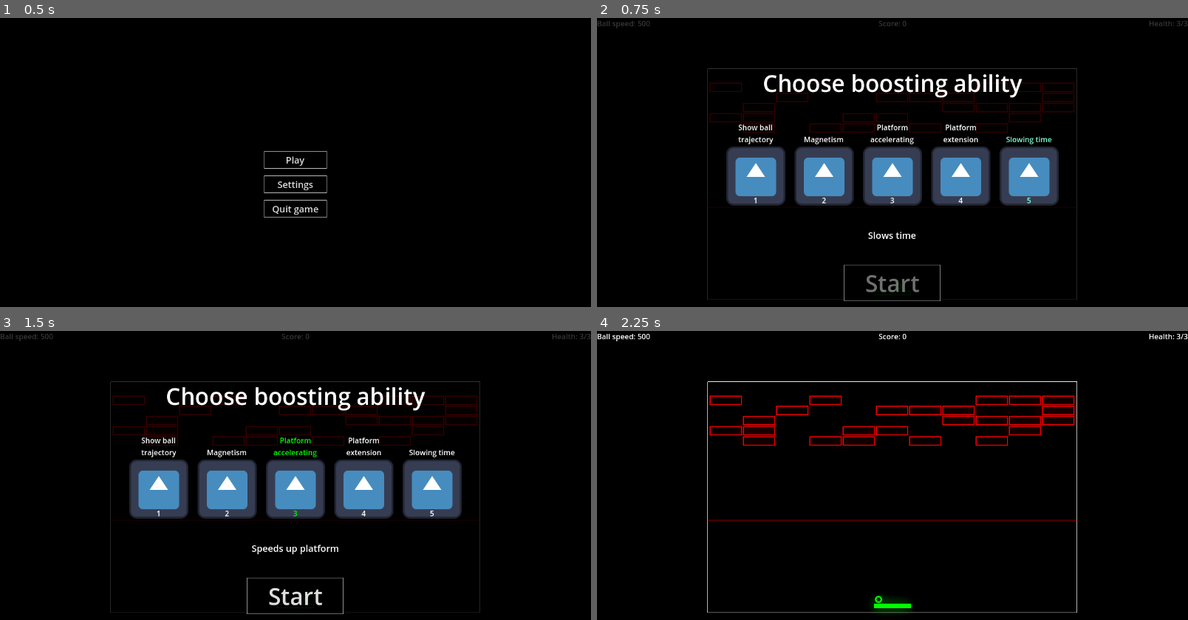
Above: before the commit, frames 1-4 (two rows, left to right).
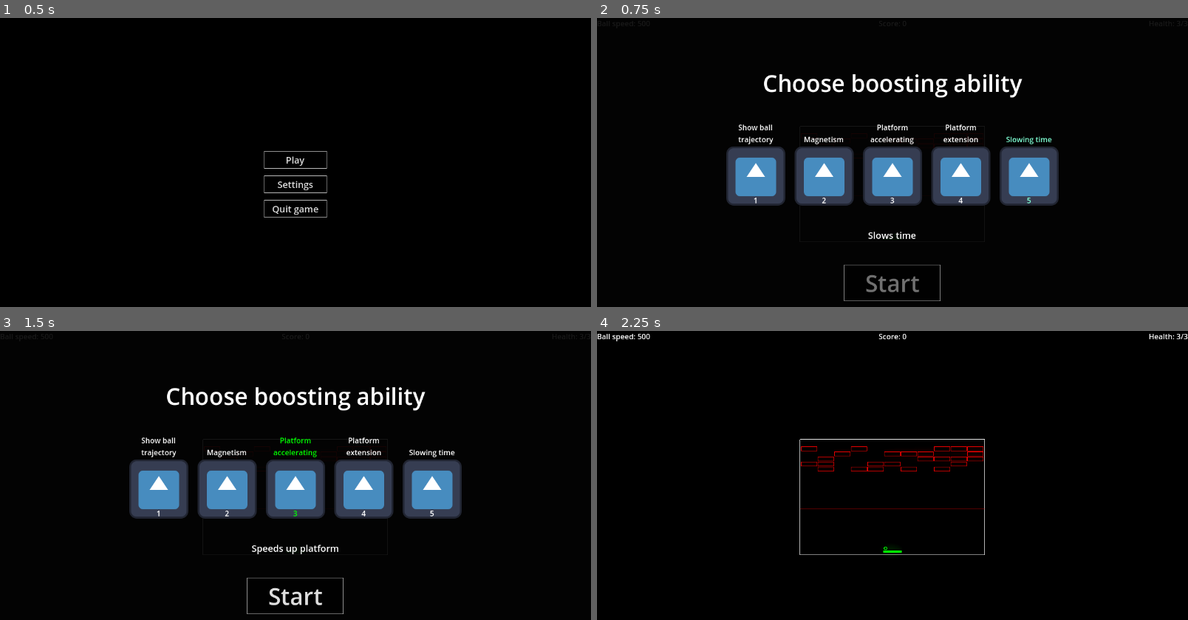
Above: after the commit, the same moments.

Repository: Germenzi/Infinitoid
Game: Godot game, scene res://main.tscn
Same seed, same stepped clock (60 frames per second), same inputs: the game is played once before the commit and once after it. The engine's default icon, where the game draws it, is replaced by a stand-in: a white triangle on a blue panel in a dark square.
Inputs (mouse positions are in pixels of both pictures, inside the frame that each line leads up to):
- Up to frame 1 (0.5 s): no input
- Up to frame 2 (0.75 s): click "Play" at 0.5 s
- Up to frame 3 (1.5 s): tap Enter at 1.25 s; drag from (295, 475) to (354, 423) at 1.27 s
- Up to frame 4 (2.25 s): click "Start" at 2 s

Frame 1 is identical in both runs. In frame 2, 1.6% of the frame differs, in the area x 0-100%, y 1-98%; in frame 3, 1.6%; in frame 4, 4.2%, in the area x 18-82%, y 17-98%.

Commit message:
Add playing area scaling and started to implement game over screen

Diff:
--- a/scenes/arcanoid_game.tscn
+++ b/scenes/arcanoid_game.tscn
@@ -1,8 +1,9 @@
-[gd_scene load_steps=15 format=3 uid="uid://bixm1xmwh4h83"]
+[gd_scene load_steps=17 format=3 uid="uid://bixm1xmwh4h83"]
 
 [ext_resource type="Theme" uid="uid://dmce53ilrrlem" path="res://main-theme.tres" id="2_665qb"]
 [ext_resource type="Script" path="res://scripts/GameState.gd" id="3_6rb05"]
 [ext_resource type="PackedScene" uid="uid://dj4cqaqhhkqus" path="res://scenes/game_starting_ui.tscn" id="3_ricfi"]
+[ext_resource type="PackedScene" uid="uid://6folc8h7iqa7" path="res://scenes/game_over_screen.tscn" id="4_47ygy"]
 
 [sub_resource type="GDScript" id="GDScript_vuba5"]
 resource_name = "drawer"
@@ -14,6 +15,7 @@
 func _ready() -> void:
 	get_tree().root.size_changed.connect(_on_viewport_size_changed)
 	_on_viewport_size_changed()
+	set_window_scale(0.5)
 
 
 func _process(delta: float) -> void:
@@ -40,13 +42,23 @@
 		_game_state.block_color, false, _game_state.block_draw_width, false
 		)
 
+func set_window_scale(scale_factor:float) -> void:
+	var diff : Vector2 = _game_state.playing_area_size - \\
+		_game_state.playing_area_size*scale_factor
+
+	position += diff/2
+	scale = Vector2(scale_factor, scale_factor)
+
 
 func _on_viewport_size_changed() -> void:
+	var old_scale_factor : float = scale.x
+	set_window_scale(1.0)
 	var viewport_center : Vector2 = get_tree().root.size / 2
 	var playing_area_center : Vector2 = position + _game_state.playing_area_size / 2.0
 
 	var diff : Vector2 = viewport_center - playing_area_center
 	position += diff
+	set_window_scale(old_scale_factor)
 "
 
 [sub_resource type="GDScript" id="GDScript_ypwq7"]
@@ -311,11 +323,13 @@
 
 
 func _on_health_expired() -> void:
-	get_tree().reload_current_scene()
+	(%Screens as TabContainer).current_tab = \\
+		(%Screens as TabContainer).get_tab_idx_from_control(%GameOverScreen)
+	(%Screens as Control).show()
 
 
 func _on_game_starging_ui_start_button_pressed(ability:GameAbilitiesNamespace.Types) -> void:
-	(%GameStartingUI as Control).hide()
+	(%Screens as Control).hide()
 	match ability:
 		GameAbilitiesNamespace.Types.SLOWTIME:
 			chosen_ability = $SlowtimeAbility
@@ -440,6 +454,23 @@
 		(_game_state.platform_rect.get_center() - _game_state.ball_position).normalized()*magnetism_power
 	var speed : float = _game_state.ball_velocity.length()
 	_game_state.ball_velocity = (_game_state.ball_velocity+acceleration).normalized()*speed
+"
+
+[sub_resource type="GDScript" id="GDScript_hy8dd"]
+resource_name = "gui_handler"
+script/source = "extends CanvasLayer
+
+
+func _on_game_over_screen_main_menu_button_pressed() -> void:
+	pass # Replace with function body.
+
+
+func _on_game_over_screen_quit_game_button_pressed() -> void:
+	get_tree().quit()
+
+
+func _on_game_over_screen_restart_button_pressed() -> void:
+	get_tree().reload_current_scene()
 "
 
 [sub_resource type="GDScript" id="GDScript_0skvr"]
@@ -536,6 +567,7 @@
 
 [node name="GUI" type="CanvasLayer" parent="."]
 layer = 3
+script = SubResource("GDScript_hy8dd")
 
 [node name="Control" type="Control" parent="GUI"]
 layout_mode = 3
@@ -573,13 +605,34 @@
 grow_horizontal = 2
 script = SubResource("GDScript_4yrex")
 
-[node name="GameStartingUI" parent="GUI/Control" instance=ExtResource("3_ricfi")]
+[node name="Screens" type="TabContainer" parent="GUI/Control"]
 unique_name_in_owner = true
 layout_mode = 1
+anchors_preset = 15
+anchor_right = 1.0
+anchor_bottom = 1.0
+grow_horizontal = 2
+grow_vertical = 2
+current_tab = 0
+tabs_visible = false
+
+[node name="GameStartingUI" parent="GUI/Control/Screens" instance=ExtResource("3_ricfi")]
+unique_name_in_owner = true
+layout_mode = 2
+metadata/_tab_index = 0
+
+[node name="GameOverScreen" parent="GUI/Control/Screens" instance=ExtResource("4_47ygy")]
+unique_name_in_owner = true
+visible = false
+layout_mode = 2
+metadata/_tab_index = 1
 
 [node name="WorldEnvironment" type="WorldEnvironment" parent="."]
 environment = SubResource("Environment_a6df3")
 
 [connection signal="draw" from="Drawer" to="GameController" method="_on_drawer_draw"]
 [connection signal="draw" from="Drawer" to="GameController/BallTrajectroryAbility" method="_on_drawer_draw"]
-[connection signal="start_button_pressed" from="GUI/Control/GameStartingUI" to="GameController" method="_on_game_starging_ui_start_button_pressed"]
+[connection signal="start_button_pressed" from="GUI/Control/Screens/GameStartingUI" to="GameController" method="_on_game_starging_ui_start_button_pressed"]
+[connection signal="main_menu_button_pressed" from="GUI/Control/Screens/GameOverScreen" to="GUI" method="_on_game_over_screen_main_menu_button_pressed"]
+[connection signal="quit_game_button_pressed" from="GUI/Control/Screens/GameOverScreen" to="GUI" method="_on_game_over_screen_quit_game_button_pressed"]
+[connection signal="restart_button_pressed" from="GUI/Control/Screens/GameOverScreen" to="GUI" method="_on_game_over_screen_restart_button_pressed"]
--- /dev/null
+++ b/scenes/game_over_screen.tscn
@@ -0,0 +1,93 @@
+[gd_scene load_steps=5 format=3 uid="uid://6folc8h7iqa7"]
+
+[ext_resource type="Theme" uid="uid://dmce53ilrrlem" path="res://main-theme.tres" id="1_vlkkw"]
+
+[sub_resource type="GDScript" id="GDScript_40dtk"]
+resource_name = "main"
+script/source = "extends Control
+
+signal restart_button_pressed
+signal quit_game_button_pressed
+signal main_menu_button_pressed
+
+
+func _on_restart_button_pressed() -> void:
+	restart_button_pressed.emit()
+
+
+func _on_quit_game_button_pressed() -> void:
+	quit_game_button_pressed.emit()
+
+
+func _on_main_menu_pressed() -> void:
+	main_menu_button_pressed.emit()
+"
+
+[sub_resource type="LabelSettings" id="LabelSettings_gp6l6"]
+font_size = 50
+
+[sub_resource type="LabelSettings" id="LabelSettings_f10qe"]
+font_size = 30
+
+[node name="GameOverScreen" type="Control"]
+layout_mode = 3
+anchors_preset = 15
+anchor_right = 1.0
+anchor_bottom = 1.0
+grow_horizontal = 2
+grow_vertical = 2
+theme = ExtResource("1_vlkkw")
+script = SubResource("GDScript_40dtk")
+
+[node name="ColorRect" type="ColorRect" parent="."]
+layout_mode = 1
+anchors_preset = 15
+anchor_right = 1.0
+anchor_bottom = 1.0
+grow_horizontal = 2
+grow_vertical = 2
+color = Color(0, 0, 0, 0.784314)
+
+[node name="VBoxContainer" type="VBoxContainer" parent="."]
+layout_mode = 1
+anchors_preset = 13
+anchor_left = 0.5
+anchor_right = 0.5
+anchor_bottom = 1.0
+offset_left = -48.0
+offset_right = 48.0
+grow_horizontal = 2
+grow_vertical = 2
+theme_override_constants/separation = 20
+alignment = 1
+
+[node name="GameOverLabel" type="Label" parent="VBoxContainer"]
+layout_mode = 2
+text = "Game over"
+label_settings = SubResource("LabelSettings_gp6l6")
+horizontal_alignment = 1
+
+[node name="ScoreLabel" type="Label" parent="VBoxContainer"]
+layout_mode = 2
+text = "Score: "
+label_settings = SubResource("LabelSettings_f10qe")
+horizontal_alignment = 1
+
+[node name="RestartButton" type="Button" parent="VBoxContainer"]
+layout_mode = 2
+theme_override_font_sizes/font_size = 32
+text = "Restart"
+
+[node name="QuitGameButton" type="Button" parent="VBoxContainer"]
+layout_mode = 2
+theme_override_font_sizes/font_size = 32
+text = "Quit game"
+
+[node name="MainMenuButton" type="Button" parent="VBoxContainer"]
+layout_mode = 2
+theme_override_font_sizes/font_size = 32
+text = "Main menu"
+
+[connection signal="pressed" from="VBoxContainer/RestartButton" to="." method="_on_restart_button_pressed"]
+[connection signal="pressed" from="VBoxContainer/QuitGameButton" to="." method="_on_quit_game_button_pressed"]
+[connection signal="pressed" from="VBoxContainer/MainMenuButton" to="." method="_on_main_menu_pressed"]
